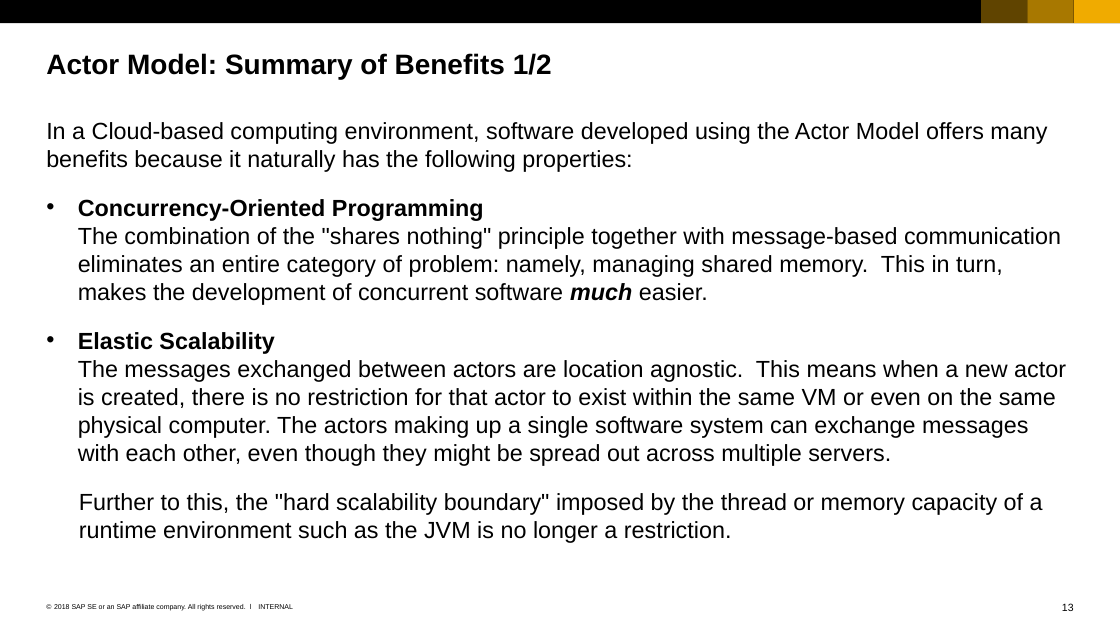
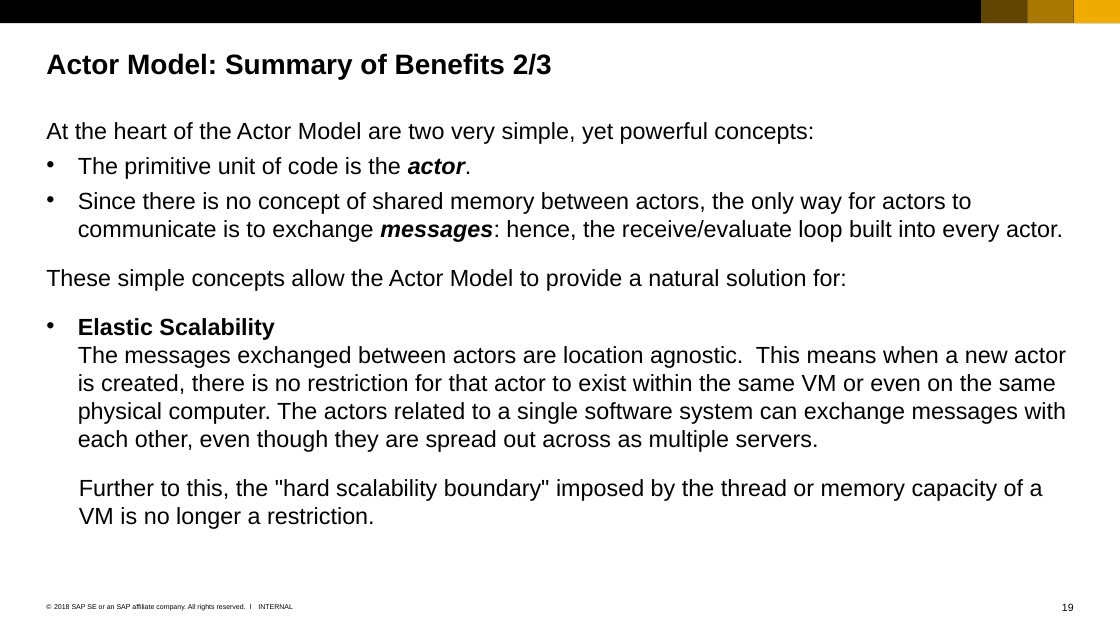
Before and after one commit to ChrisWhealy/WeatherDemo, a slide deck: slide 19 of documentation/Using the Actor Model.ppsx (slide 13 before the commit). Drawn at 1120x630 pixels with LibreOffice and Linux fonts; fonts in the diff are those of the drawing. Boxes give left, top, right and bottom in pixels: in the first picture for what was removed or moved away, otherwise in the second. Text is boxed around its words. In the diff, an @@ line names an element or a change of style, - is before the commit and + after.

```diff
--- a/documentation/Using the Actor Model.ppsx
+++ b/documentation/Using the Actor Model.ppsx
@@ title at (46, 53, 552, 79): text changed @@
-Actor Model: Summary of Benefits 1/2
+Actor Model: Summary of Benefits 2/3
@@ text at (46, 122, 1067, 529): text changed @@
-In a Cloud-based computing environment, software developed using the Actor Model offers many benefits because it naturally has the following properties:
-• Concurrency-Oriented Programming
-  The combination of the "shares nothing" principle together with message-based communication eliminates an entire category of problem: namely, managing shared memory. This in turn, makes the development of concurrent software much easier.
-• Elastic Scalability
-  The messages exchanged between actors are location agnostic. This means when a new actor is created, there is no restriction for that actor to exist within the same VM or even on the same physical computer. The actors making up a single software system can exchange messages with each other, even though they might be spread out across multiple servers.
-Further to this, the "hard scalability boundary" imposed by the thread or memory capacity of a runtime environment such as the JVM is no longer a restriction.
+At the heart of the Actor Model are two very simple, yet powerful concepts:
+• The primitive unit of code is the actor.
+• Since there is no concept of shared memory between actors, the only way for actors to communicate is to exchange messages: hence, the receive/evaluate loop built into every actor.
+These simple concepts allow the Actor Model to provide a natural solution for:
+• Elastic Scalability
+  The messages exchanged between actors are location agnostic. This means when a new actor is created, there is no restriction for that actor to exist within the same VM or even on the same physical computer. The actors related to a single software system can exchange messages with each other, even though they are spread out across as multiple servers.
+Further to this, the "hard scalability boundary" imposed by the thread or memory capacity of a VM is no longer a restriction.
@@ page number at (1062, 603, 1074, 611): text changed @@
-13
+19
```
Also in this commit, not shown: 11 other slides changed, 8 slides removed, 3 other files.
